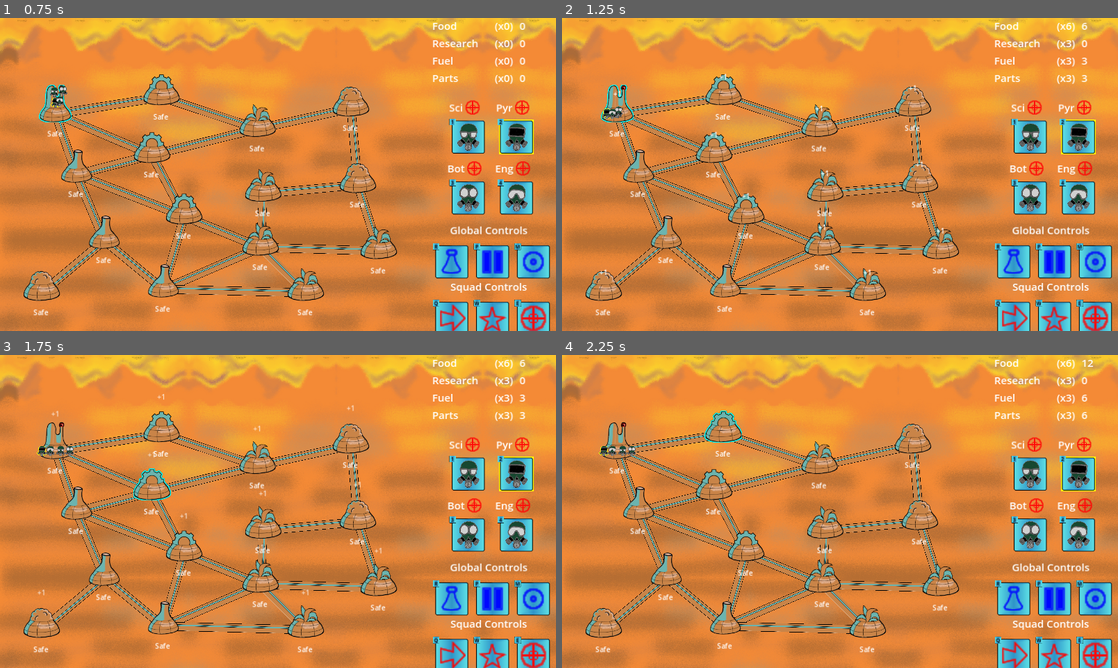
Above: before the commit, frames 1-4 (two rows, left to right).
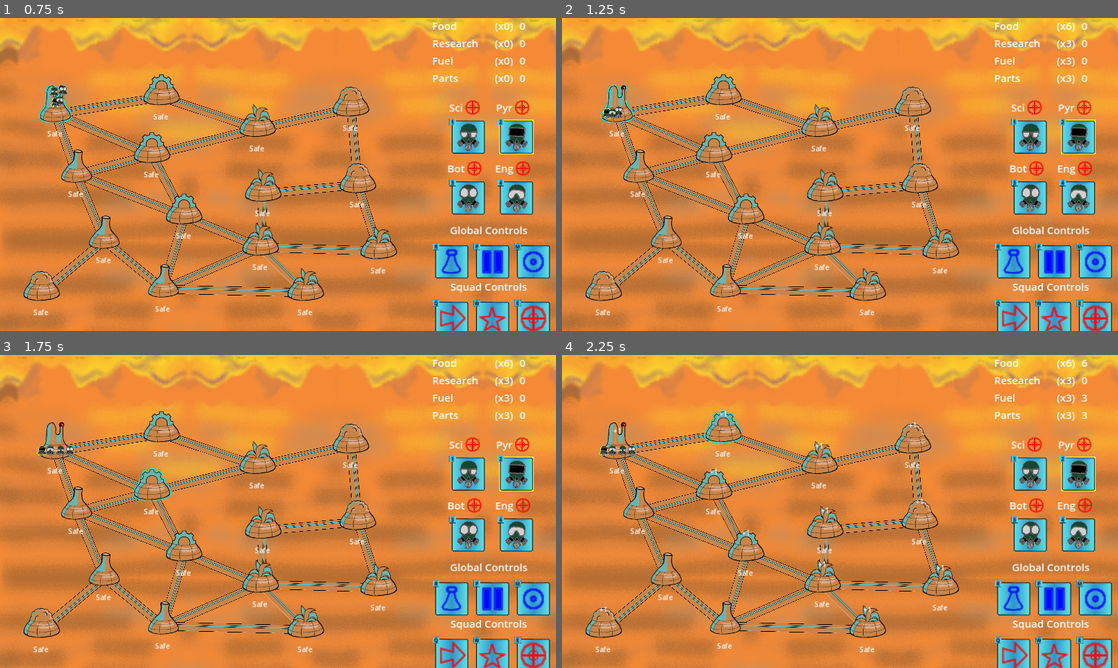
Above: after the commit, the same moments.

Repository: Aveli-games/contra-tentacula
Game: Godot game, scene res://main.tscn
Same seed, same stepped clock (60 frames per second), same inputs: the game is played once before the commit and once after it.
Inputs (mouse positions are in pixels of both pictures, inside the frame that each line leads up to):
- Up to frame 1 (0.75 s): move the mouse to (55, 102) at 0.52 s; hold E (Fight) from 0.53 s (still down); click (55, 102) at 0.67 s
- Up to frame 2 (1.25 s): keep holding E (Fight)
- Up to frame 3 (1.75 s): move the mouse to (150, 480) at 1.27 s; release E (Fight) at 1.28 s; tap Q (Move) at 1.35 s; click (150, 480) at 1.42 s
- Up to frame 4 (2.25 s): move the mouse to (723, 423) at 2.02 s; hold W (Special) from 2.03 s (still down); click (723, 423) at 2.17 s

Frame 1 is identical in both runs. In frame 2, 0.2% of the frame differs, in the area x 6-95%, y 1-83%; in frame 3, 0.2%; in frame 4, 0.2%, in the area x 6-96%, y 1-83%.

Commit message:
Synced resource generation

Diff:
--- a/dome.gd
+++ b/dome.gd
@@ -48,7 +48,6 @@
 			infestation_stage = Globals.InfestationStage.UNINFESTED
 			$DomeStatus.text = "Safe"
 			infestation_removed.emit()
-			$ResourceGenerationTimer.start(1)
 			if not producing:
 				producing = true
 				production_changed.emit(self, producing)
@@ -70,7 +69,6 @@
 	elif infestation_percentage >= 1:
 		if infestation_stage != Globals.InfestationStage.FULL:
 			infestation_stage = Globals.InfestationStage.FULL
-			$ResourceGenerationTimer.stop()
 			if producing:
 				producing = false
 				production_changed.emit(self, producing)
@@ -169,8 +167,9 @@
 	$Building/FlowerSprite.show()
 
 func _on_resource_generation_timer_timeout():
-	if resource_type != Globals.ResourceType.RESEARCH || researching:
-		generate_resource()
+	if producing:
+		if resource_type != Globals.ResourceType.RESEARCH || researching:
+			generate_resource()
 
 func _on_selection_area_input_event(viewport, event, shape_idx):
 	if event is InputEventMouseButton:
